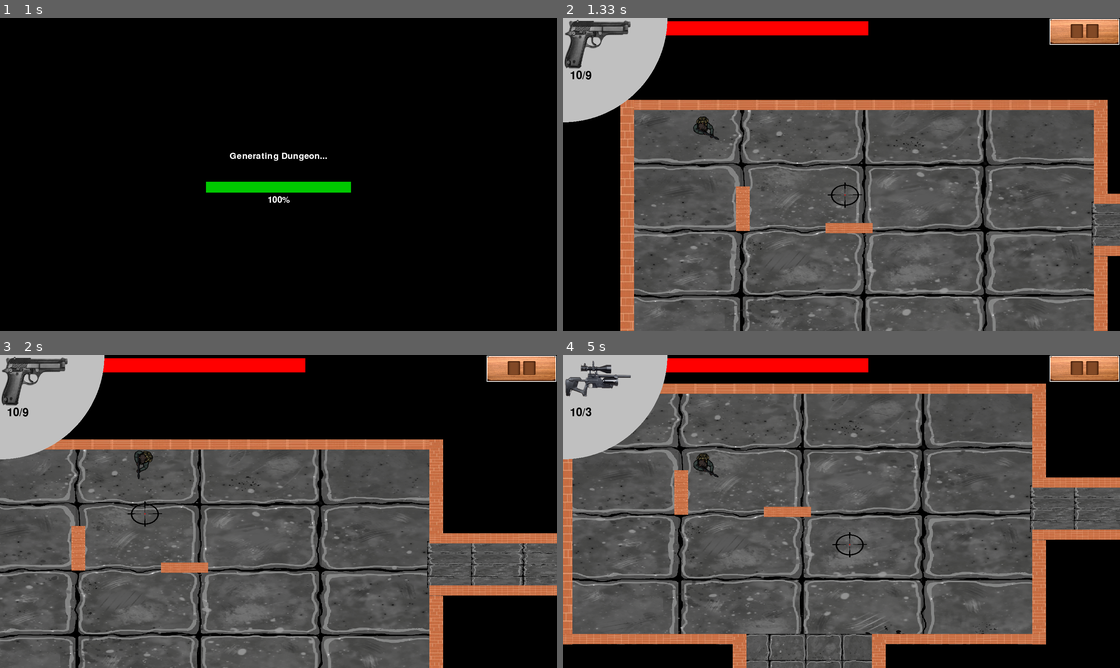
Above: before the commit, frames 1-4 (two rows, left to right).
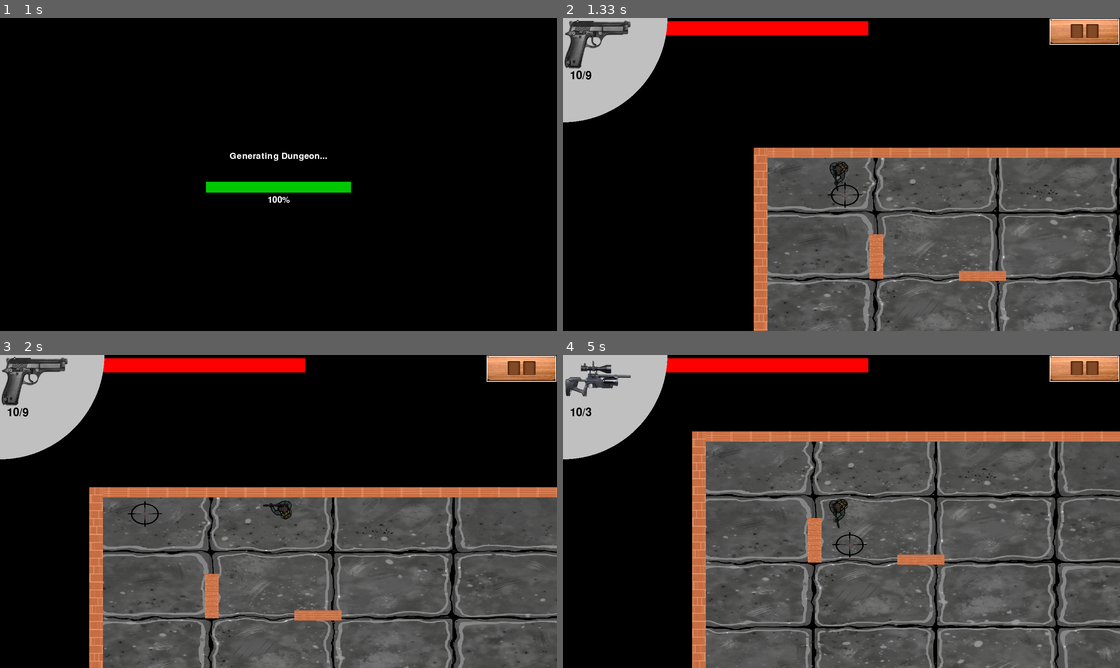
Above: after the commit, the same moments.

Repository: ML642/Pygame-Project
Game: pygame game, started from Maingame.py
Same seed, same stepped clock (60 frames per second), same inputs: the game is played once before the commit and once after it.
Inputs (mouse positions are in pixels of both pictures, inside the frame that each line leads up to):
- Up to frame 1 (1 s): tap Enter at 0.33 s; hold Right from 0.67 s (still down)
- Up to frame 2 (1.33 s): release Right at 1.13 s; hold Up from 1.17 s (still down); move the mouse to (847, 196) at 1.2 s
- Up to frame 3 (2 s): release Up at 1.47 s; hold Right 1.5-1.97 s; move the mouse to (144, 514) at 1.53 s
- Up to frame 4 (5 s): hold Left 2-2.53 s; move the mouse to (668, 464) at 2.03 s; hold Down 2.57-2.87 s; move the mouse to (925, 401) at 2.6 s; hold Left 2.9-3.3 s; move the mouse to (1047, 621) at 2.93 s; tap 2 at 3.05, 4.55 s; hold Up 3.33-3.7 s; move the mouse to (696, 395) at 3.37 s; tap 3 at 3.48, 4.95 s; hold Right 3.73-4.37 s; move the mouse to (852, 405) at 3.77 s; hold Down 4.4-4.77 s; move the mouse to (640, 502) at 4.43 s; hold Left from 4.8 s (still down); move the mouse to (847, 545) at 4.83 s

Frame 1 is identical in both runs. In frame 2, 42% of the frame differs, in the area x 10-100%, y 26-100%; in frame 3, 44%; in frame 4, 54%, in the area x 0-100%, y 9-100%.

Commit message:
player position bug

Diff:
--- a/camera.py
+++ b/camera.py
@@ -14,8 +14,8 @@
         return entity.rect.move(self.camera.topleft)
 
     def update(self, target):
-        x = -target.rect.centerx + (self.screen_width // 2) / self.scale_x
-        y = -target.rect.centery + (self.screen_height // 2) / self.scale_y
+        x = -target.rect.centerx + (self.screen_width // 2)
+        y = -target.rect.centery + (self.screen_height // 2)
 
         # Limit camera to world bounds
 
--- a/player.py
+++ b/player.py
@@ -47,7 +47,7 @@
         self.scale_y = scale_y
         self.image = pygame.transform.scale(self.orig, (50 * scale_x, 50 * scale_y))
         self.original_image = self.image
-        self.rect = self.image.get_rect(center=(400, 300))
+        self.rect = self.image.get_rect(center=(400 * self.scale_x, 300 * self.scale_y))
         self.speed = 5 *  self.multiplier
         self.health = 30 * self.multiplier
         self.max_health = 30 * self.multiplier
--- a/settings.json
+++ b/settings.json
@@ -1 +1 @@
-{"resolution": [1536, 864], "music_volume": 13, "sfx_volume": 99, "difficulty": "easy"}
+{"resolution": [1536, 864], "music_volume": 12, "sfx_volume": 99, "difficulty": "medium"}
